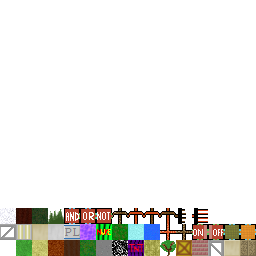
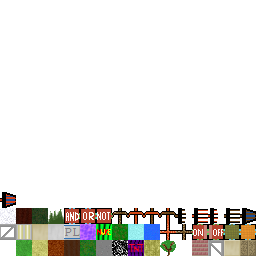
Layer changes from the first 256×256 image to the second:
painted on "TerrainTextures.png" over box(0, 192, 256, 256)
